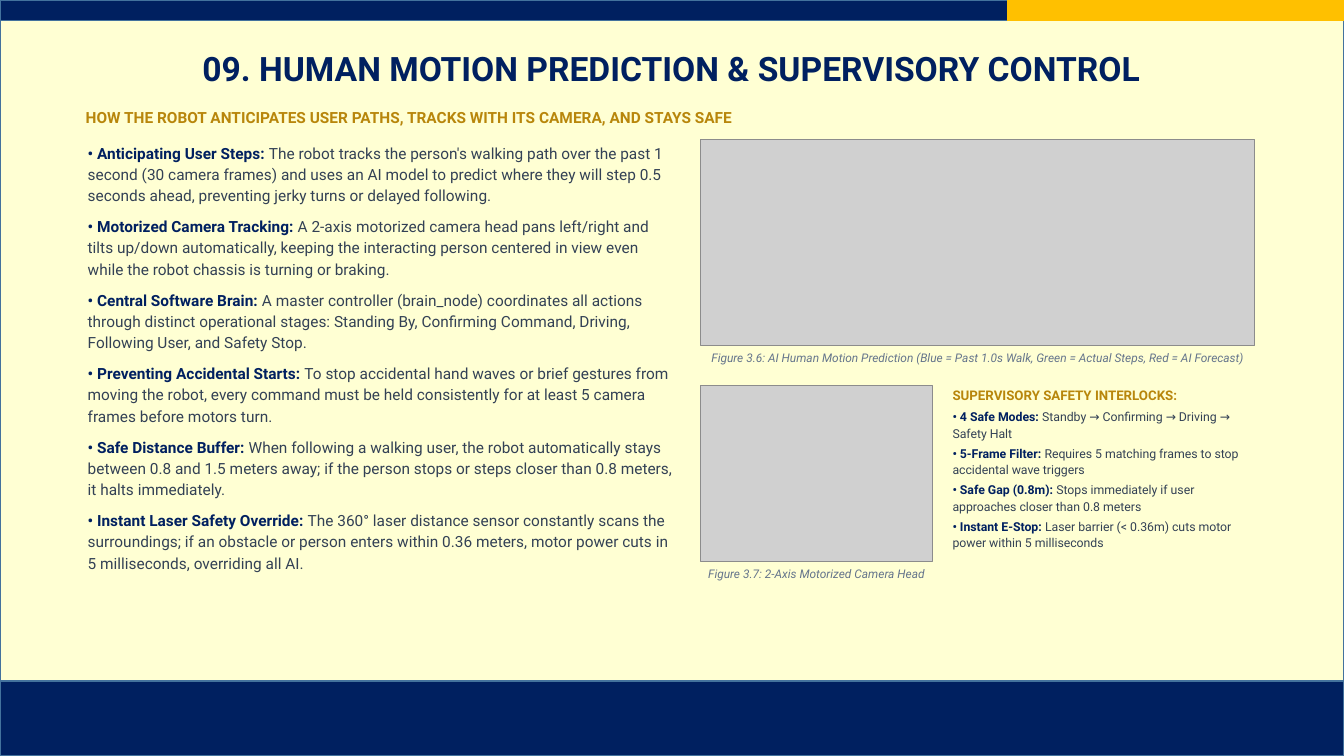
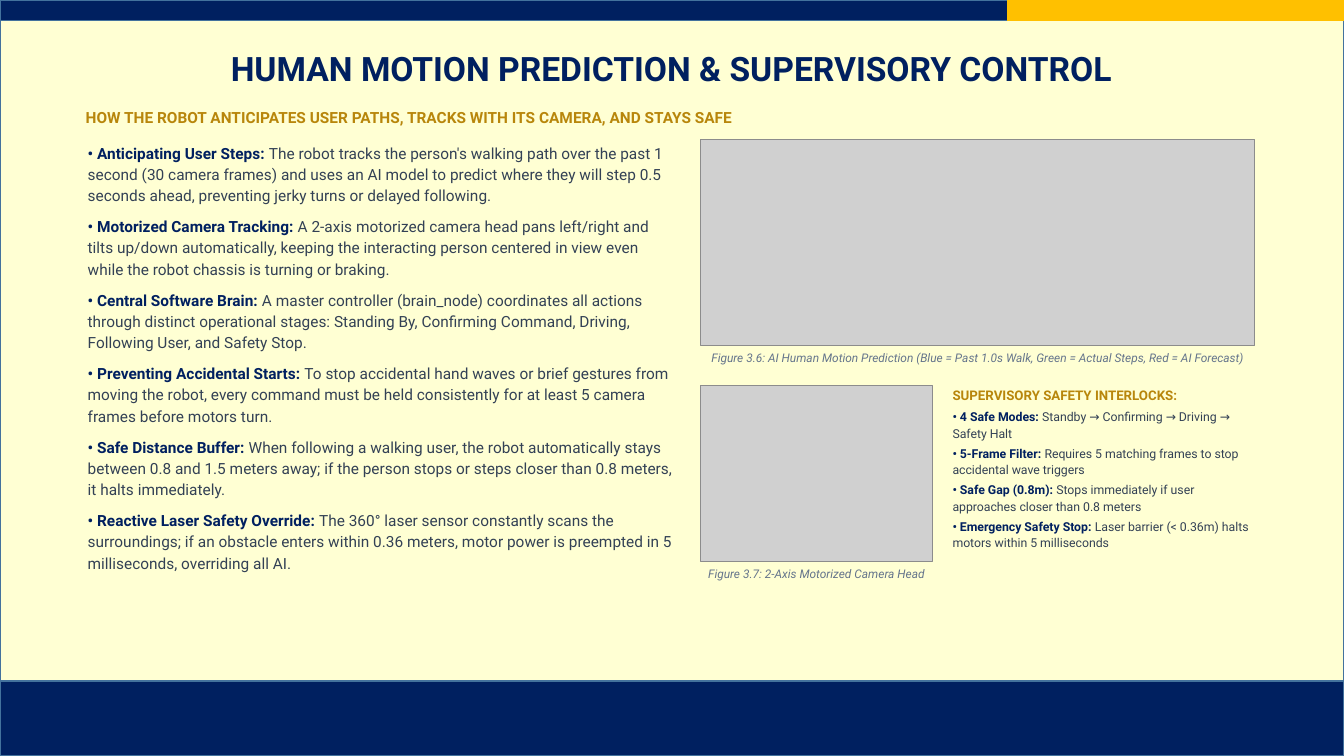
Before and after one commit to AJFACULTY/Intention-Recognition, a slide deck: slide 11 of write_up/Project Final Defense Slides_FINAL.pptx. Drawn at 1344x756 pixels with LibreOffice and Linux fonts; fonts in the diff are those of the drawing; grey boxes stand for pictures; background and template pictures are left out. Boxes give left, top, right and bottom in pixels: in the first picture for what was removed or moved away, otherwise in the second. Text is boxed around its words. In the diff, an @@ line names an element or a change of style, - is before the commit and + after.

Commit message:
fix: remove unproven eye blink wording, harmonize all 15 slide titles with outline, and eliminate discrepancies

```diff
--- a/write_up/Project Final Defense Slides_FINAL.pptx
+++ b/write_up/Project Final Defense Slides_FINAL.pptx
@@ title at (231,56,1111,82): text changed @@
-09. HUMAN MOTION PREDICTION & SUPERVISORY CONTROL
+HUMAN MOTION PREDICTION & SUPERVISORY CONTROL
@@ text at (88,514,672,572): text changed @@
-• Instant Laser Safety Override: The 360° laser distance sensor constantly scans the surroundings; if an obstacle or person enters within 0.36 meters, motor power cuts in 5 milliseconds, overriding all AI.
+• Reactive Laser Safety Override: The 360° laser sensor constantly scans the surroundings; if an obstacle enters within 0.36 meters, motor power is preempted in 5 milliseconds, overriding all AI.
@@ text at (953,521,1249,547): text changed @@
-• Instant E-Stop: Laser barrier (< 0.36m) cuts motor power within 5 milliseconds
+• Emergency Safety Stop: Laser barrier (< 0.36m) halts motors within 5 milliseconds
```
Also in this commit, not shown: 12 other slides changed, 15 other files.
